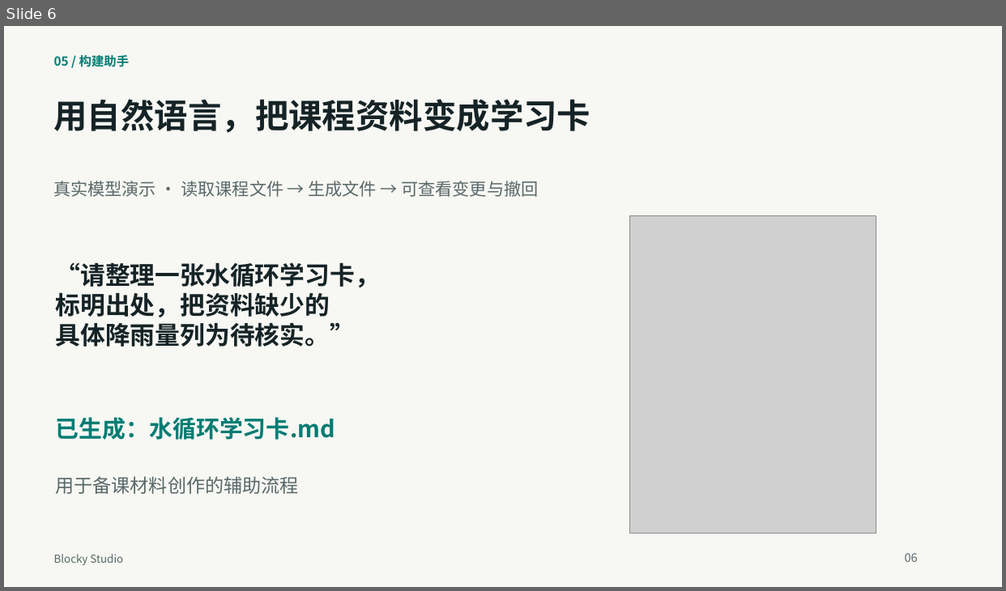
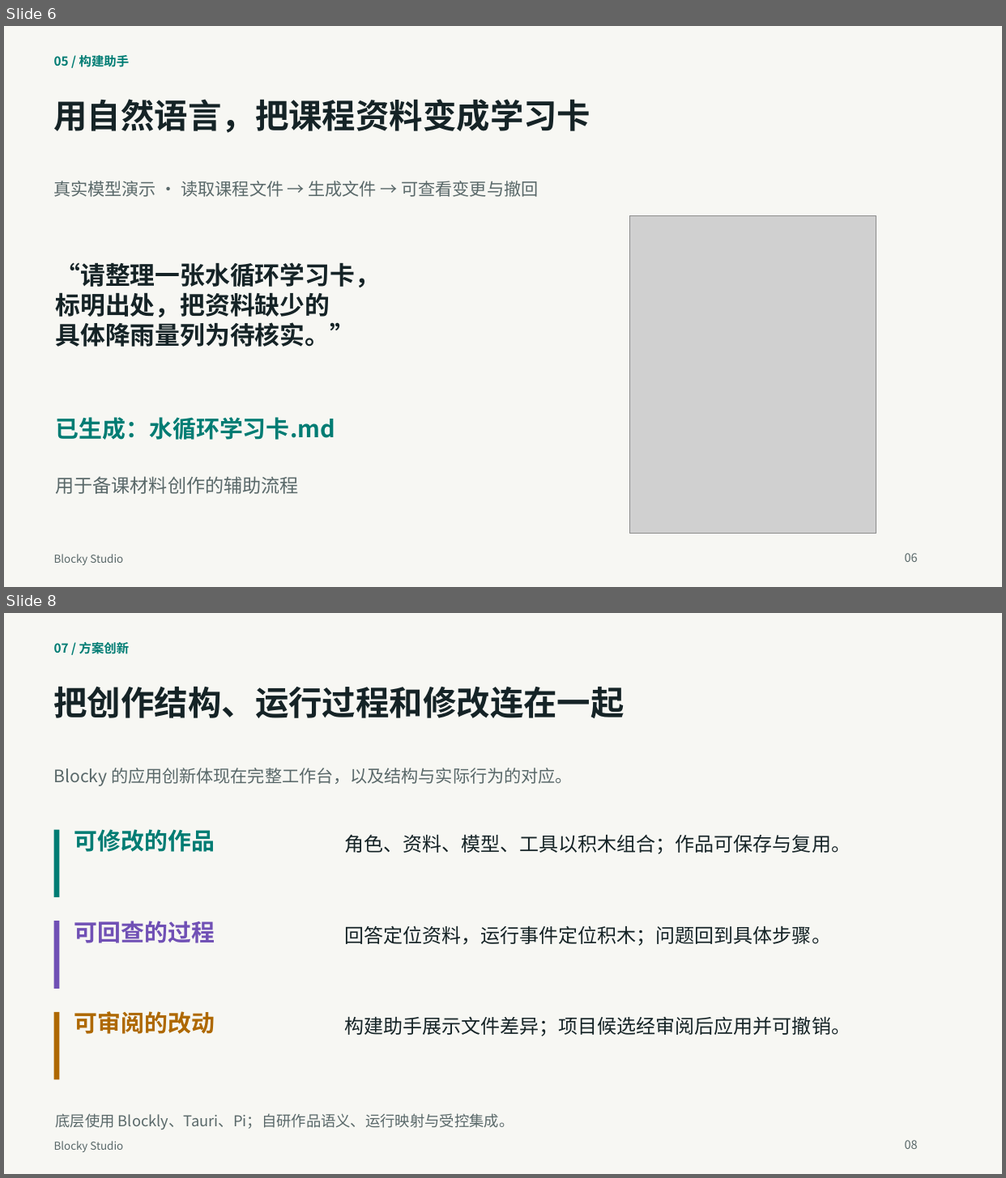
Before and after one commit to q2955161835-debug/Blocky-AI, a slide deck: doc/交付/2026-10-03-答辩与商业计划书/Blocky-Studio-新版答辩-2026-10-03.pptx. Shown one above the other, each under a label of ours: slide 6 before the commit, slides 6 and 8 after it; the slides between them are not shown. The pictures are 1006x591 and 1006x1178 pixels, drawn with LibreOffice and Linux fonts; fonts in the diff are those of the drawing; grey boxes stand for pictures. Boxes give left, top, right and bottom in pixels: in the first picture for what was removed or moved away, otherwise in the second. Text is boxed around its words. In the diff, an @@ line names an element or a change of style, - is before the commit and + after.

```diff
--- a/doc/交付/2026-10-03-答辩与商业计划书/Blocky-Studio-新版答辩-2026-10-03.pptx
+++ b/doc/交付/2026-10-03-答辩与商业计划书/Blocky-Studio-新版答辩-2026-10-03.pptx
@@ slide 8 added at (4, 613, 1002, 1174), background #F7F7F3 @@
@@ text added at (54, 642, 130, 654), 12 pt, text #007C73, bold @@
+07 / 方案创新
@@ text added at (54, 686, 624, 718), 32.2 pt, text #152326, bold @@
+把创作结构、运行过程和修改连在一起
@@ text added at (54, 768, 572, 786), 16.5 pt, text #596869 @@
+Blocky 的应用创新体现在完整工作台，以及结构与实际行为的对应。
@@ rectangle added at (54, 830, 59, 898), fill #007C73 @@
@@ text added at (74, 829, 215, 852), 22.5 pt, text #007C73, bold @@
+可修改的作品
@@ text added at (345, 835, 850, 854), 18.8 pt, text #152326 @@
+角色、资料、模型、工具以积木组合；作品可保存与复用。
@@ rectangle added at (54, 921, 59, 989), fill #7050B5 @@
@@ text added at (74, 921, 215, 943), 22.5 pt, text #7050B5, bold @@
+可回查的过程
@@ text added at (345, 926, 831, 946), 18.8 pt, text #152326 @@
+回答定位资料，运行事件定位积木；问题回到具体步骤。
@@ rectangle added at (54, 1012, 59, 1080), fill #AE6800 @@
@@ text added at (74, 1012, 215, 1034), 22.5 pt, text #AE6800, bold @@
+可审阅的改动
@@ text added at (345, 1016, 850, 1037), 18.8 pt, text #152326 @@
+构建助手展示文件差异；项目候选经审阅后应用并可撤销。
@@ text added at (55, 1114, 514, 1130), 14.2 pt, text #596869 @@
+底层使用 Blockly、Tauri、Pi；自研作品语义、运行映射与受控集成。
@@ text added at (54, 1141, 123, 1152), 10.5 pt, text #596869 @@
+Blocky Studio
@@ text added at (905, 1140, 918, 1149), 11.2 pt, text #596869 @@
+08
```
Also in this commit, not shown: 9 slides changed, 3 other slides added, 4 slides removed, 16 other files.
